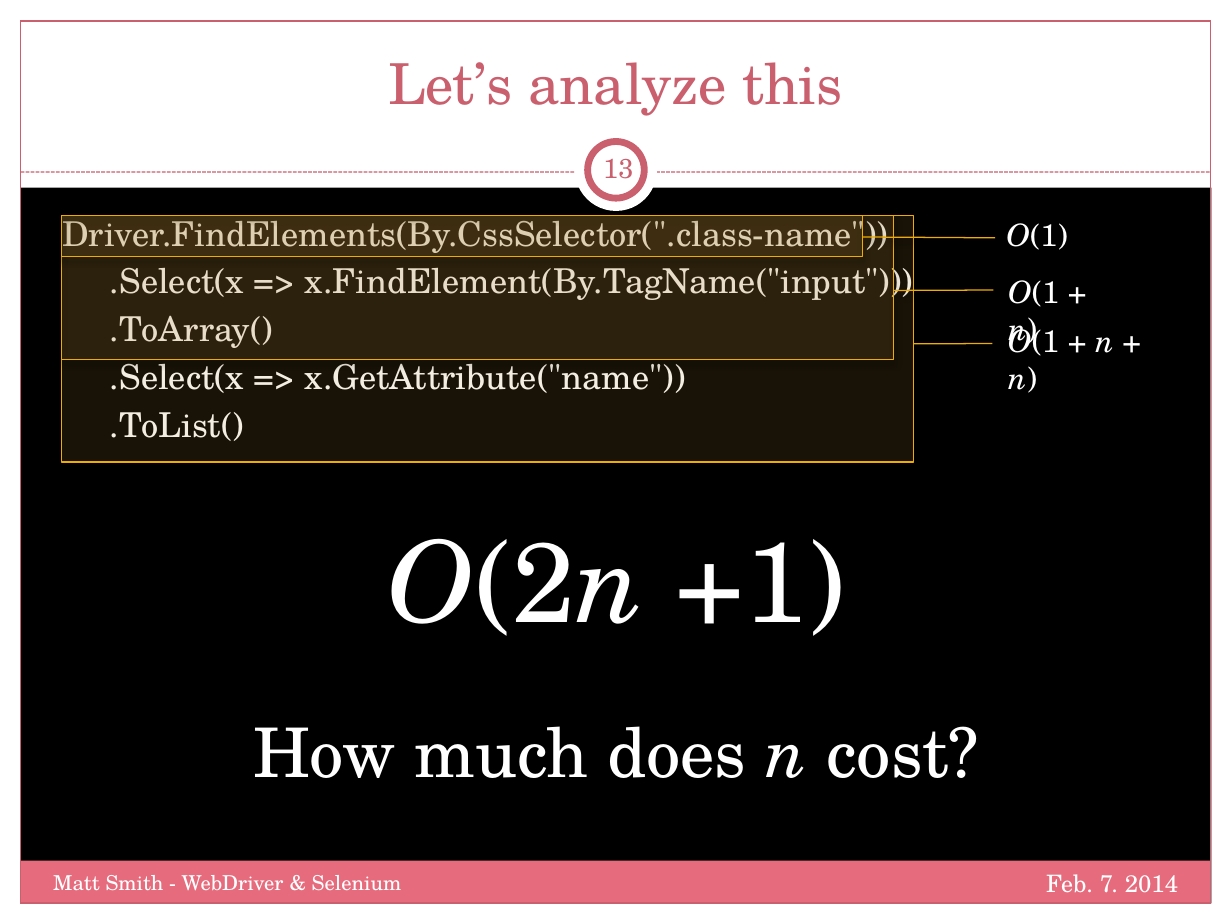
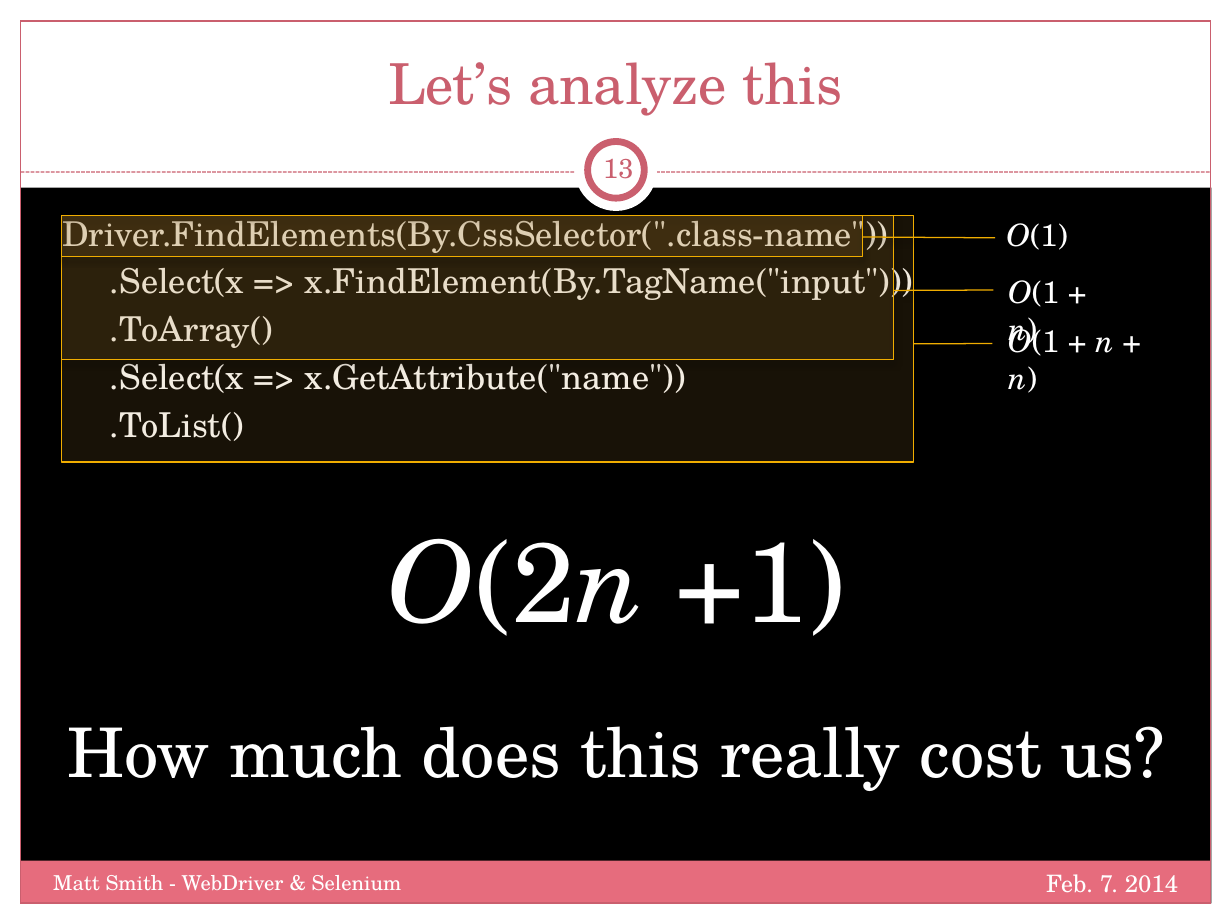
Before and after one commit to mtscout6/my-presentations, a slide deck: slide 13 of WebDriver/Slides.pptx. Drawn at 1232x924 pixels with LibreOffice and Linux fonts; fonts in the diff are those of the drawing; background and template pictures are left out. Boxes give left, top, right and bottom in pixels: in the first picture for what was removed or moved away, otherwise in the second. Text is boxed around its words. In the diff, an @@ line names an element or a change of style, - is before the commit and + after.

```diff
--- a/WebDriver/Slides.pptx
+++ b/WebDriver/Slides.pptx
@@ text at <box>67,726,1165,791</box>: text changed @@
-How much does n cost?
+How much does this really cost us?
```
Also in this commit, not shown: 1 other slide changed.
